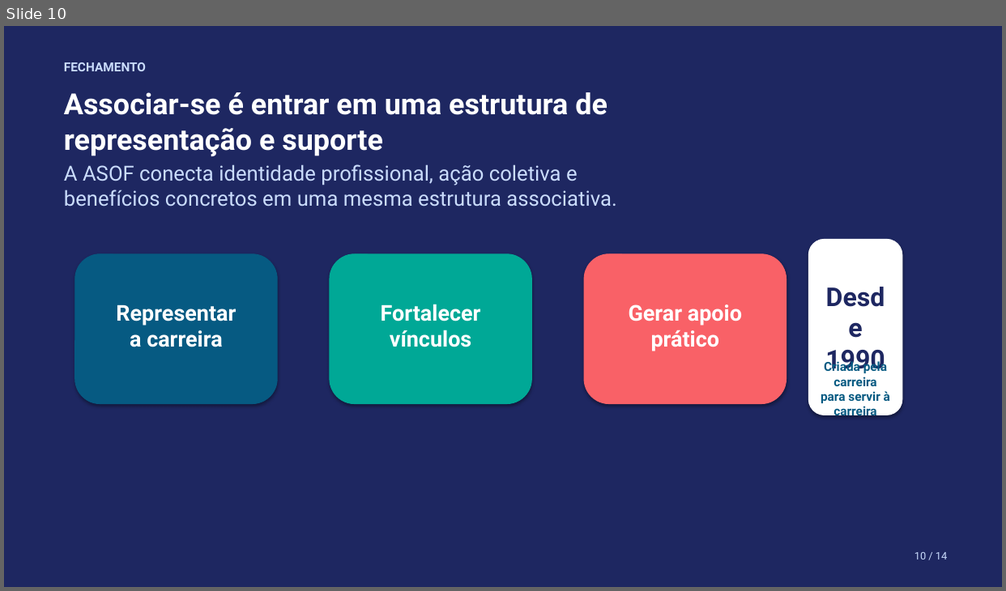
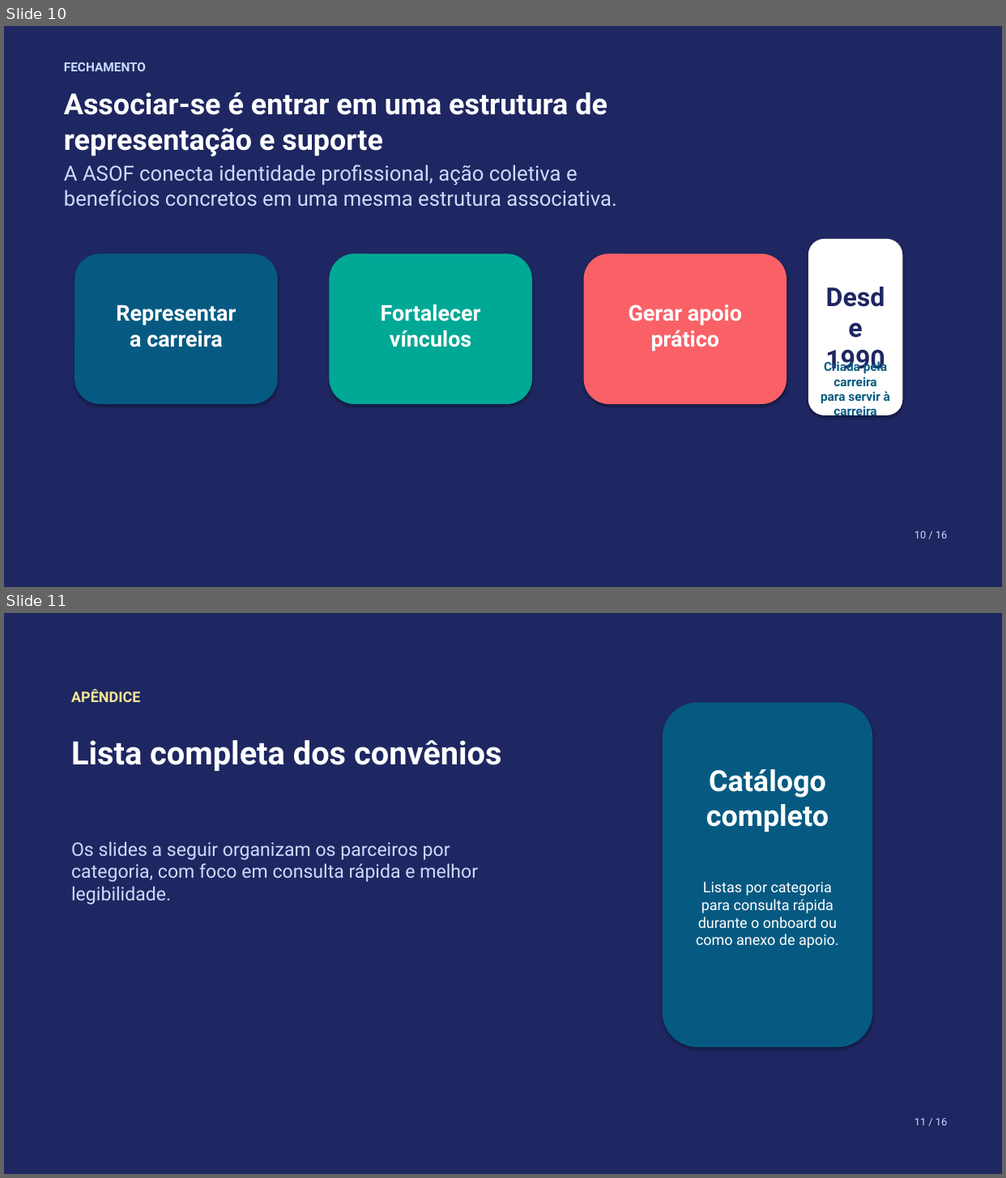
Before and after one commit to prof-ramos/onboard-asof, a slide deck: presentation/onboard-asof.pptx. Shown one above the other, each under a label of ours: slide 10 before the commit, slides 10 and 11 after it. The pictures are 1006x591 and 1006x1178 pixels, drawn with LibreOffice and Linux fonts; fonts in the diff are those of the drawing. Boxes give left, top, right and bottom in pixels: in the first picture for what was removed or moved away, otherwise in the second. Text is boxed around its words. In the diff, an @@ line names an element or a change of style, - is before the commit and + after.

Commit message:
feat: improve onboarding presentation deck

```diff
--- a/presentation/onboard-asof.pptx
+++ b/presentation/onboard-asof.pptx
@@ slide 11 added at <box>4,613,1002,1174</box>, background #1E2761 @@
@@ text added at <box>71,689,140,702</box>, 14 pt, text #F9E795, bold @@
+APÊNDICE
@@ rounded rectangle added at <box>663,703,872,1047</box>, fill #065A82, outline #065A82 0.75 pt @@
@@ text added at <box>71,740,502,771</box>, 31 pt, text #FFFFFF, bold @@
+Lista completa dos convênios
@@ text added at <box>706,769,829,833</box>, 28 pt, text #FFFFFF, bold @@
+Catálogo
+completo
@@ text added at <box>71,841,478,905</box>, 18 pt, text #CADCFC @@
+Os slides a seguir organizam os parceiros por categoria, com foco em consulta rápida e melhor legibilidade.
@@ text added at <box>696,882,838,948</box>, 14 pt, text #FFFFFF @@
+Listas por categoria para consulta rápida durante o onboard ou como anexo de apoio.
@@ text added at <box>914,1118,947,1126</box>, 10 pt, text #CADCFC @@
+11 / 16
@@ slide 10 changed as well @@
@@ text at <box>914,531,947,539</box>: text changed @@
-10 / 14
+10 / 16
```
Also in this commit, not shown: 13 other slides changed, 1 other slide added, 1 other file.
